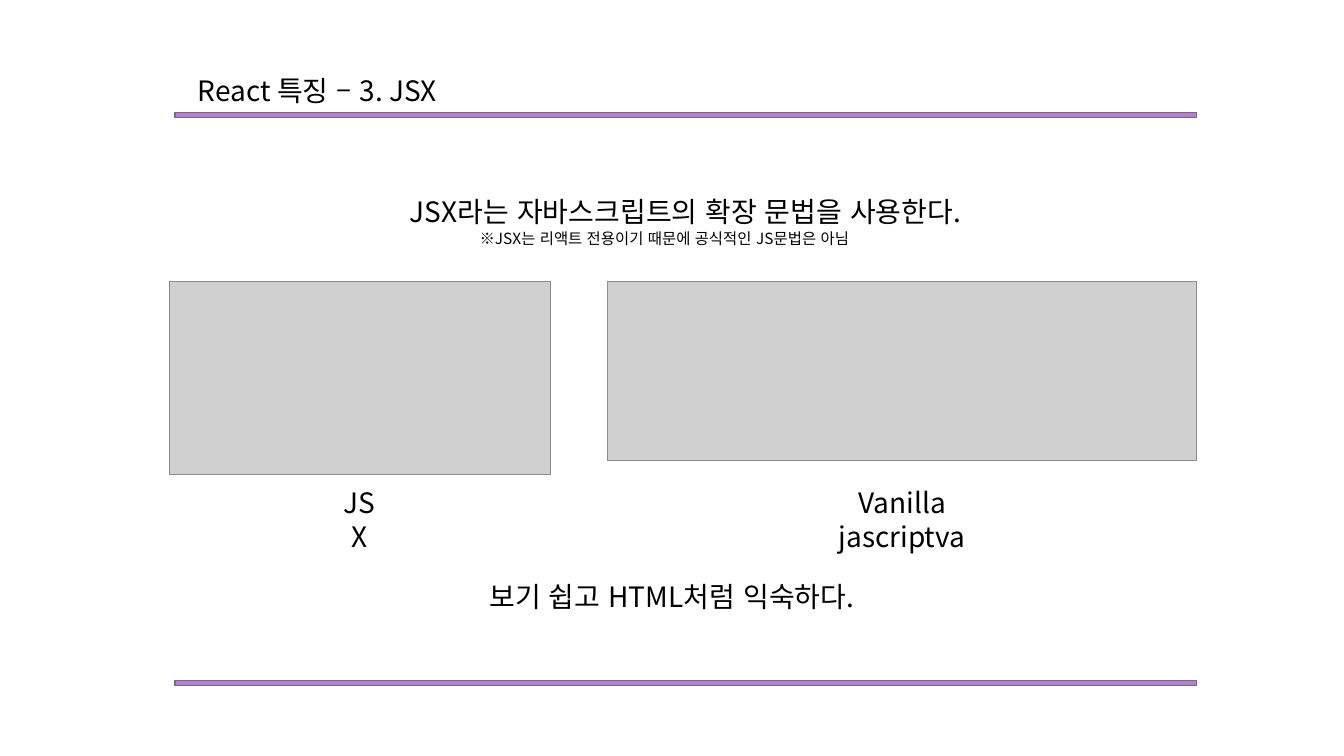
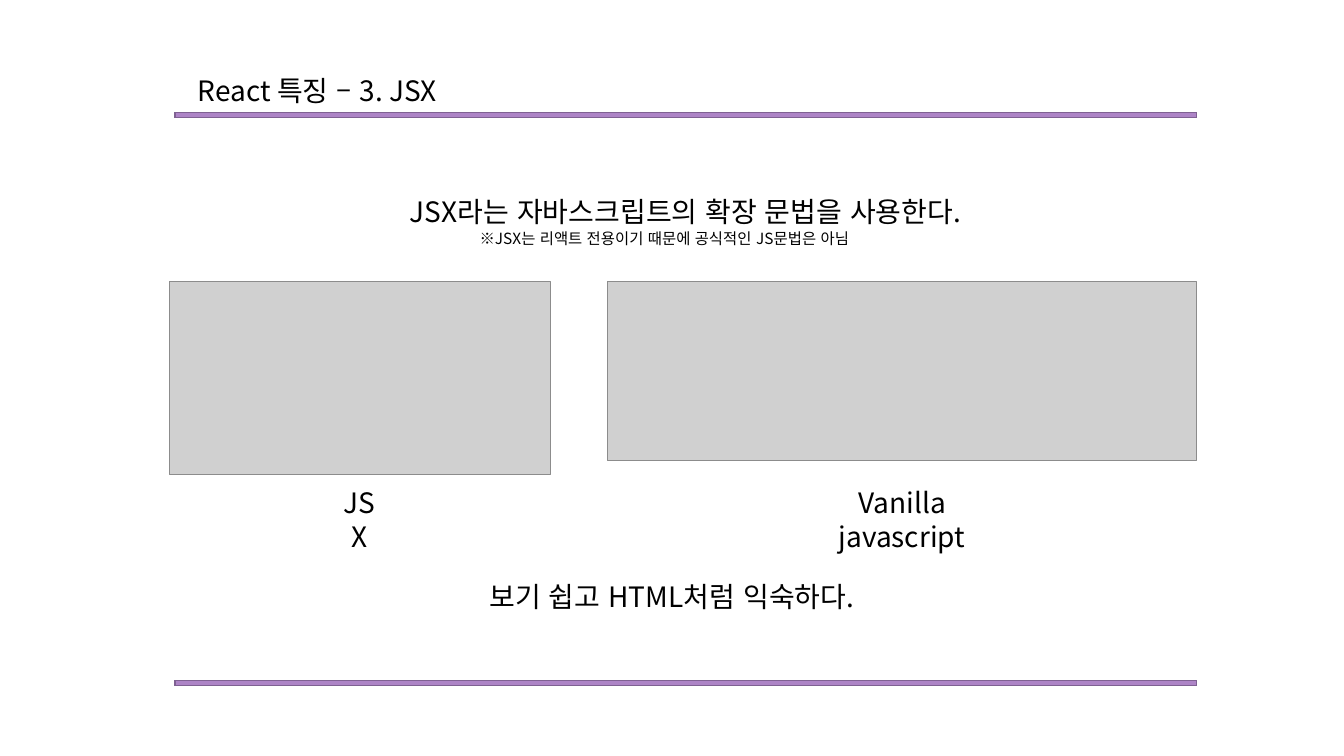
Before and after one commit to Mikusnuz/MyPractice, a slide deck: slide 11 of Study/6. React.pptx. Drawn at 1344x756 pixels with LibreOffice and Linux fonts; fonts in the diff are those of the drawing; grey boxes stand for pictures. Boxes give left, top, right and bottom in pixels: in the first picture for what was removed or moved away, otherwise in the second. Text is boxed around its words. In the diff, an @@ line names an element or a change of style, - is before the commit and + after.

```diff
--- a/Study/6. React.pptx
+++ b/Study/6. React.pptx
@@ text at [839, 490, 966, 554]: text changed @@
-Vanilla jascriptva
+Vanilla javascript
```
Also in this commit, not shown: 1 other slide changed, 1 slide removed, 1 other file.
